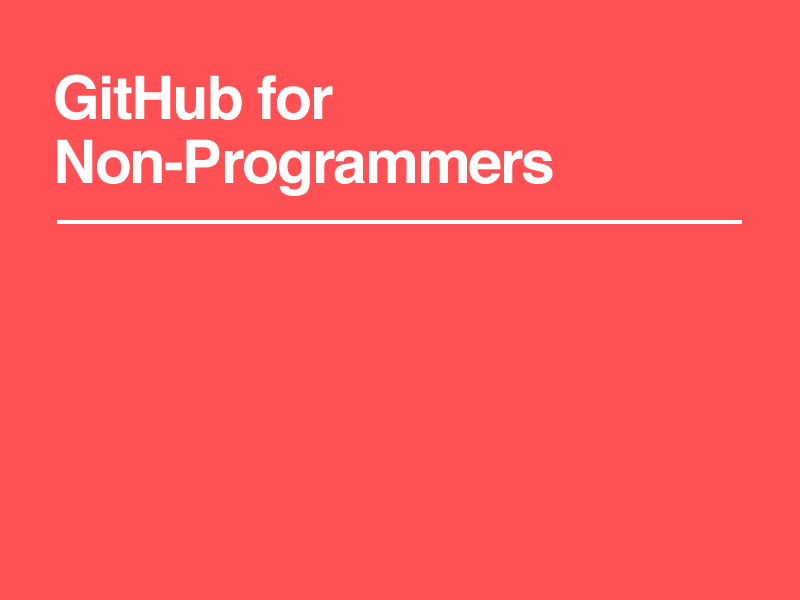
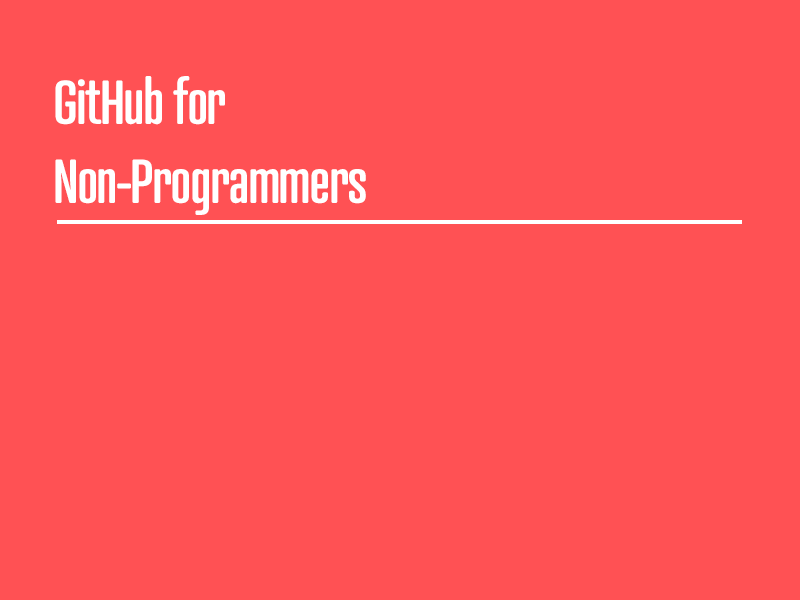
Layer changes from the first 800px x 600px image to the second:
painted on "GitHub for Non-Programmers" over box(55, 74, 553, 215)
